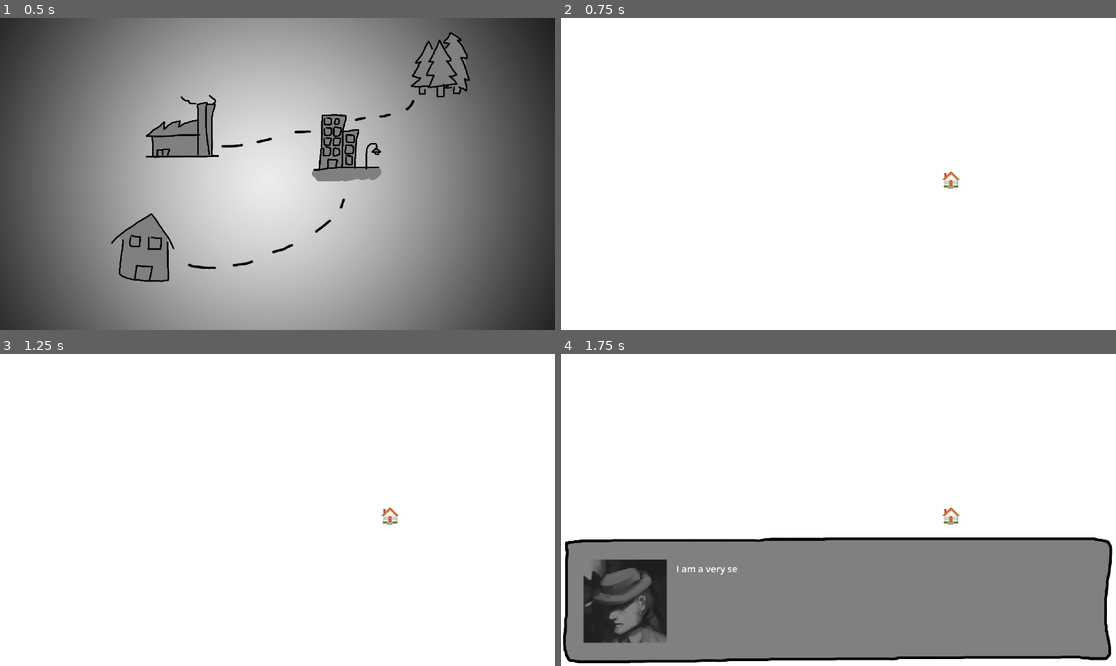
Above: before the commit, frames 1-4 (two rows, left to right).
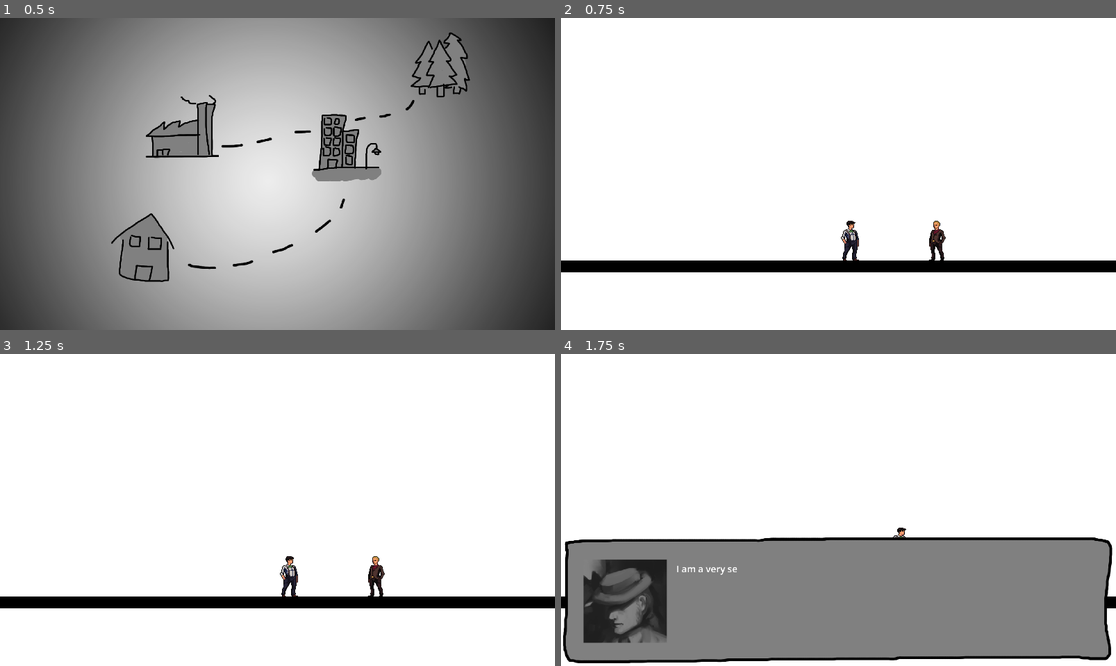
Above: after the commit, the same moments.

Repository: h0p-fr0g/detective-black-white-game
Game: Godot game, scene res://map/map.tscn
Same seed, same stepped clock (60 frames per second), same inputs: the game is played once before the commit and once after it.
Inputs (mouse positions are in pixels of both pictures, inside the frame that each line leads up to):
- Up to frame 1 (0.5 s): no input
- Up to frame 2 (0.75 s): click (705, 248) at 0.5 s
- Up to frame 3 (1.25 s): no input
- Up to frame 4 (1.75 s): move the mouse to (960, 494) at 1.27 s; hold Right (ui_right) from 1.28 s (still down); hold Space (dialogue) from 1.28 s (still down); click (960, 494) at 1.42 s; tap W (jump) at 1.52 s

Frame 1 is identical in both runs. In frame 2, 4.4% of the frame differs, in the area x 0-100%, y 49-82%; in frame 3, 4.4%; in frame 4, 0.3%.

Commit message:
connecting scenes

Diff:
--- a/detective-game/city.tscn
+++ /dev/null
@@ -1,13 +0,0 @@
-[gd_scene format=3 uid="uid://xf4fjkpbwfyw"]
-
-[ext_resource type="LabelSettings" uid="uid://ctpq7q1sc268g" path="res://map/map_label_settings.tres" id="1_hpa3k"]
-
-[node name="Forest" type="Node2D" unique_id=581089642]
-
-[node name="Label2" type="Label" parent="." unique_id=456659542]
-offset_left = 812.0
-offset_top = 485.0
-offset_right = 1467.0
-offset_bottom = 580.0
-text = "BIG CITY 🚕"
-label_settings = ExtResource("1_hpa3k")
--- a/detective-game/factory.tscn
+++ /dev/null
@@ -1,13 +0,0 @@
-[gd_scene format=3 uid="uid://cgnshdm5o6enq"]
-
-[ext_resource type="LabelSettings" uid="uid://ctpq7q1sc268g" path="res://map/map_label_settings.tres" id="1_oq3xt"]
-
-[node name="Home" type="Node2D" unique_id=40365156]
-
-[node name="Label" type="Label" parent="." unique_id=591809835]
-offset_left = 626.0
-offset_top = 505.0
-offset_right = 1410.0
-offset_bottom = 600.0
-text = "HORRIBLE FACTORY 🏭"
-label_settings = ExtResource("1_oq3xt")
--- a/detective-game/forest.tscn
+++ /dev/null
@@ -1,13 +0,0 @@
-[gd_scene format=3 uid="uid://d3pbpfvk0vksp"]
-
-[ext_resource type="LabelSettings" uid="uid://ctpq7q1sc268g" path="res://map/map_label_settings.tres" id="1_lifw2"]
-
-[node name="Forest" type="Node2D" unique_id=581089642]
-
-[node name="Label" type="Label" parent="." unique_id=846226869]
-offset_left = 718.0
-offset_top = 514.0
-offset_right = 1373.0
-offset_bottom = 609.0
-text = "SPOOKY FOREST 😱"
-label_settings = ExtResource("1_lifw2")
--- a/detective-game/home.tscn
+++ /dev/null
@@ -1,13 +0,0 @@
-[gd_scene format=3 uid="uid://dwkqwowb5jm"]
-
-[ext_resource type="LabelSettings" uid="uid://ctpq7q1sc268g" path="res://map/map_label_settings.tres" id="1_tt30a"]
-
-[node name="Home" type="Node2D" unique_id=40365156]
-
-[node name="Label" type="Label" parent="." unique_id=591809835]
-offset_left = 626.0
-offset_top = 505.0
-offset_right = 1410.0
-offset_bottom = 600.0
-text = "HOME SWEET HOME 🏠"
-label_settings = ExtResource("1_tt30a")
--- a/detective-game/map/map.tscn
+++ b/detective-game/map/map.tscn
@@ -2,13 +2,13 @@
 
 [ext_resource type="Texture2D" uid="uid://drxs4xavmtnq8" path="res://map/map.png" id="1_hgrid"]
 [ext_resource type="PackedScene" uid="uid://bn7qm2iyf34lk" path="res://map/locations/location.tscn" id="2_a0dt8"]
-[ext_resource type="PackedScene" uid="uid://xf4fjkpbwfyw" path="res://city.tscn" id="3_e8e5r"]
+[ext_resource type="PackedScene" uid="uid://c1hdb27h0qme6" path="res://scenes/city.tscn" id="3_e8e5r"]
 [ext_resource type="Texture2D" uid="uid://buc8o6ine20fx" path="res://map/locations/factory.png" id="3_kffv2"]
 [ext_resource type="Texture2D" uid="uid://bjkgb68myb8dy" path="res://map/locations/house.png" id="4_7lyie"]
 [ext_resource type="Texture2D" uid="uid://4sxvrrbgipyu" path="res://map/locations/forest.png" id="5_5jdw0"]
-[ext_resource type="PackedScene" uid="uid://cgnshdm5o6enq" path="res://factory.tscn" id="5_112ik"]
-[ext_resource type="PackedScene" uid="uid://dwkqwowb5jm" path="res://home.tscn" id="7_i5grx"]
-[ext_resource type="PackedScene" uid="uid://d3pbpfvk0vksp" path="res://forest.tscn" id="9_lct0g"]
+[ext_resource type="PackedScene" uid="uid://dn574rgaxfgxn" path="res://scenes/factory.tscn" id="5_112ik"]
+[ext_resource type="PackedScene" uid="uid://dwkqwowb5jm" path="res://scenes/home.tscn" id="7_i5grx"]
+[ext_resource type="PackedScene" uid="uid://cxn1rk08mf1gd" path="res://scenes/forest.tscn" id="9_lct0g"]
 
 [node name="CanvasLayer" type="CanvasLayer" unique_id=540762562]
 
--- a/detective-game/project.godot
+++ b/detective-game/project.godot
@@ -30,17 +30,6 @@
 
 [input]
 
-map={
-"deadzone": 0.2,
-"events": [Object(InputEventKey,"resource_local_to_scene":false,"resource_name":"","device":-1,"window_id":0,"alt_pressed":false,"shift_pressed":false,"ctrl_pressed":false,"meta_pressed":false,"pressed":false,"keycode":77,"physical_keycode":0,"key_label":0,"unicode":109,"location":0,"echo":false,"script":null)
-]
-}
-dialogue={
-"deadzone": 0.2,
-"events": [Object(InputEventKey,"resource_local_to_scene":false,"resource_name":"","device":-1,"window_id":0,"alt_pressed":false,"shift_pressed":false,"ctrl_pressed":false,"meta_pressed":false,"pressed":false,"keycode":0,"physical_keycode":32,"key_label":0,"unicode":32,"location":0,"echo":false,"script":null)
-]
-}
-
 ui_left={
 "deadzone": 0.5,
 "events": [Object(InputEventKey,"resource_local_to_scene":false,"resource_name":"","device":0,"window_id":0,"alt_presse …(194 unchanged characters)…
@@ -55,6 +44,16 @@
 , Object(InputEventJoypadButton,"resource_local_to_scene":false,"resource_name":"","device":-1,"button_index":14,"pressure":0.0,"pressed":false,"script":null)
 , Object(InputEventJoypadMotion,"resource_local_to_scene":false,"resource_name":"","device":-1,"axis":0,"axis_value":1.0,"script":null)
 , Object(InputEventKey,"resource_local_to_scene":false,"resource_name":"","device":-1,"window_id":0,"alt_pressed":false …(183 unchanged characters)…
+]
+}
+map={
+"deadzone": 0.2,
+"events": [Object(InputEventKey,"resource_local_to_scene":false,"resource_name":"","device":-1,"window_id":0,"alt_pressed":false,"shift_pressed":false,"ctrl_pressed":false,"meta_pressed":false,"pressed":false,"keycode":77,"physical_keycode":0,"key_label":0,"unicode":109,"location":0,"echo":false,"script":null)
+]
+}
+dialogue={
+"deadzone": 0.2,
+"events": [Object(InputEventKey,"resource_local_to_scene":false,"resource_name":"","device":-1,"window_id":0,"alt_pressed":false,"shift_pressed":false,"ctrl_pressed":false,"meta_pressed":false,"pressed":false,"keycode":0,"physical_keycode":32,"key_label":0,"unicode":32,"location":0,"echo":false,"script":null)
 ]
 }
 jump={
--- /dev/null
+++ b/detective-game/scenes/city.tscn
@@ -0,0 +1,110 @@
+[gd_scene format=3 uid="uid://c1hdb27h0qme6"]
+
+[ext_resource type="PackedScene" uid="uid://pcvy37xubkna" path="res://character_body_2d.tscn" id="1_16pka"]
+[ext_resource type="PackedScene" uid="uid://ckchbjewye5x0" path="res://npc_base.tscn" id="2_j8bo8"]
+[ext_resource type="Texture2D" uid="uid://ccjmhc55sm4v5" path="res://assets/npc1/Idle.png" id="3_1jdk1"]
+
+[sub_resource type="RectangleShape2D" id="RectangleShape2D_3hls8"]
+size = Vector2(6012, 20)
+
+[sub_resource type="RectangleShape2D" id="RectangleShape2D_hbghi"]
+size = Vector2(8, 230)
+
+[sub_resource type="RectangleShape2D" id="RectangleShape2D_hn12h"]
+size = Vector2(7.5, 249)
+
+[sub_resource type="AtlasTexture" id="AtlasTexture_ihfcg"]
+atlas = ExtResource("3_1jdk1")
+region = Rect2(0, 0, 128, 128)
+
+[sub_resource type="AtlasTexture" id="AtlasTexture_rka8t"]
+atlas = ExtResource("3_1jdk1")
+region = Rect2(128, 0, 128, 128)
+
+[sub_resource type="AtlasTexture" id="AtlasTexture_5hph3"]
+atlas = ExtResource("3_1jdk1")
+region = Rect2(256, 0, 128, 128)
+
+[sub_resource type="AtlasTexture" id="AtlasTexture_j7kpp"]
+atlas = ExtResource("3_1jdk1")
+region = Rect2(384, 0, 128, 128)
+
+[sub_resource type="AtlasTexture" id="AtlasTexture_bjebc"]
+atlas = ExtResource("3_1jdk1")
+region = Rect2(512, 0, 128, 128)
+
+[sub_resource type="AtlasTexture" id="AtlasTexture_5rr72"]
+atlas = ExtResource("3_1jdk1")
+region = Rect2(640, 0, 128, 128)
+
+[sub_resource type="AtlasTexture" id="AtlasTexture_gyffv"]
+atlas = ExtResource("3_1jdk1")
+region = Rect2(768, 0, 128, 128)
+
+[sub_resource type="SpriteFrames" id="SpriteFrames_1pe0h"]
+animations = [{
+"frames": [{
+"duration": 1.0,
+"texture": SubResource("AtlasTexture_ihfcg")
+}, {
+"duration": 1.0,
+"texture": SubResource("AtlasTexture_rka8t")
+}, {
+"duration": 1.0,
+"texture": SubResource("AtlasTexture_5hph3")
+}, {
+"duration": 1.0,
+"texture": SubResource("AtlasTexture_j7kpp")
+}, {
+"duration": 1.0,
+"texture": SubResource("AtlasTexture_bjebc")
+}, {
+"duration": 1.0,
+"texture": SubResource("AtlasTexture_5rr72")
+}, {
+"duration": 1.0,
+"texture": SubResource("AtlasTexture_gyffv")
+}],
+"loop": true,
+"name": &"idle",
+"speed": 5.0
+}]
+
+[node name="Level1" type="Node2D" unique_id=1876739268]
+
+[node name="Player" parent="." unique_id=1033279704 instance=ExtResource("1_16pka")]
+position = Vector2(25, 86)
+
+[node name="Floor" type="StaticBody2D" parent="." unique_id=673317696]
+position = Vector2(0, 1)
+
+[node name="ColorRect" type="ColorRect" parent="Floor" unique_id=1148321342]
+offset_left = -2712.0
+offset_top = 149.0
+offset_right = 3300.0
+offset_bottom = 169.0
+color = Color(0, 0, 0, 1)
+
+[node name="CollisionShape2D" type="CollisionShape2D" parent="Floor" unique_id=3836422]
+position = Vector2(294, 159)
+shape = SubResource("RectangleShape2D_3hls8")
+
+[node name="Camera2D" type="Camera2D" parent="." unique_id=460035986]
+zoom = Vector2(2, 2)
+
+[node name="InvisibleWalls" type="StaticBody2D" parent="." unique_id=2129535338]
+
+[node name="CollisionShape2D" type="CollisionShape2D" parent="InvisibleWalls" unique_id=1450419597]
+position = Vector2(-292, 35)
+shape = SubResource("RectangleShape2D_hbghi")
+
+[node name="CollisionShape2D2" type="CollisionShape2D" parent="InvisibleWalls" unique_id=513583656]
+position = Vector2(293, 24)
+shape = SubResource("RectangleShape2D_hn12h")
+
+[node name="NPC_Base" parent="." unique_id=1075720957 instance=ExtResource("2_j8bo8")]
+position = Vector2(172, 83)
+npc_name = "Dude"
+dialog_text = "Hello..."
+character_sprite = SubResource("SpriteFrames_1pe0h")
+flip_h = true
--- /dev/null
+++ b/detective-game/scenes/factory.tscn
@@ -0,0 +1,110 @@
+[gd_scene format=3 uid="uid://dn574rgaxfgxn"]
+
+[ext_resource type="PackedScene" uid="uid://pcvy37xubkna" path="res://character_body_2d.tscn" id="1_xdadj"]
+[ext_resource type="PackedScene" uid="uid://ckchbjewye5x0" path="res://npc_base.tscn" id="2_1y8me"]
+[ext_resource type="Texture2D" uid="uid://ccjmhc55sm4v5" path="res://assets/npc1/Idle.png" id="3_n7ypv"]
+
+[sub_resource type="RectangleShape2D" id="RectangleShape2D_3hls8"]
+size = Vector2(6012, 20)
+
+[sub_resource type="RectangleShape2D" id="RectangleShape2D_hbghi"]
+size = Vector2(8, 230)
+
+[sub_resource type="RectangleShape2D" id="RectangleShape2D_hn12h"]
+size = Vector2(7.5, 249)
+
+[sub_resource type="AtlasTexture" id="AtlasTexture_ihfcg"]
+atlas = ExtResource("3_n7ypv")
+region = Rect2(0, 0, 128, 128)
+
+[sub_resource type="AtlasTexture" id="AtlasTexture_rka8t"]
+atlas = ExtResource("3_n7ypv")
+region = Rect2(128, 0, 128, 128)
+
+[sub_resource type="AtlasTexture" id="AtlasTexture_5hph3"]
+atlas = ExtResource("3_n7ypv")
+region = Rect2(256, 0, 128, 128)
+
+[sub_resource type="AtlasTexture" id="AtlasTexture_j7kpp"]
+atlas = ExtResource("3_n7ypv")
+region = Rect2(384, 0, 128, 128)
+
+[sub_resource type="AtlasTexture" id="AtlasTexture_bjebc"]
+atlas = ExtResource("3_n7ypv")
+region = Rect2(512, 0, 128, 128)
+
+[sub_resource type="AtlasTexture" id="AtlasTexture_5rr72"]
+atlas = ExtResource("3_n7ypv")
+region = Rect2(640, 0, 128, 128)
+
+[sub_resource type="AtlasTexture" id="AtlasTexture_gyffv"]
+atlas = ExtResource("3_n7ypv")
+region = Rect2(768, 0, 128, 128)
+
+[sub_resource type="SpriteFrames" id="SpriteFrames_1pe0h"]
+animations = [{
+"frames": [{
+"duration": 1.0,
+"texture": SubResource("AtlasTexture_ihfcg")
+}, {
+"duration": 1.0,
+"texture": SubResource("AtlasTexture_rka8t")
+}, {
+"duration": 1.0,
+"texture": SubResource("AtlasTexture_5hph3")
+}, {
+"duration": 1.0,
+"texture": SubResource("AtlasTexture_j7kpp")
+}, {
+"duration": 1.0,
+"texture": SubResource("AtlasTexture_bjebc")
+}, {
+"duration": 1.0,
+"texture": SubResource("AtlasTexture_5rr72")
+}, {
+"duration": 1.0,
+"texture": SubResource("AtlasTexture_gyffv")
+}],
+"loop": true,
+"name": &"idle",
+"speed": 5.0
+}]
+
+[node name="Level1" type="Node2D" unique_id=1876739268]
+
+[node name="Player" parent="." unique_id=1033279704 instance=ExtResource("1_xdadj")]
+position = Vector2(25, 86)
+
+[node name="Floor" type="StaticBody2D" parent="." unique_id=673317696]
+position = Vector2(0, 1)
+
+[node name="ColorRect" type="ColorRect" parent="Floor" unique_id=1148321342]
+offset_left = -2712.0
+offset_top = 149.0
+offset_right = 3300.0
+offset_bottom = 169.0
+color = Color(0, 0, 0, 1)
+
+[node name="CollisionShape2D" type="CollisionShape2D" parent="Floor" unique_id=3836422]
+position = Vector2(294, 159)
+shape = SubResource("RectangleShape2D_3hls8")
+
+[node name="Camera2D" type="Camera2D" parent="." unique_id=460035986]
+zoom = Vector2(2, 2)
+
+[node name="InvisibleWalls" type="StaticBody2D" parent="." unique_id=2129535338]
+
+[node name="CollisionShape2D" type="CollisionShape2D" parent="InvisibleWalls" unique_id=1450419597]
+position = Vector2(-292, 35)
+shape = SubResource("RectangleShape2D_hbghi")
+
+[node name="CollisionShape2D2" type="CollisionShape2D" parent="InvisibleWalls" unique_id=513583656]
+position = Vector2(293, 24)
+shape = SubResource("RectangleShape2D_hn12h")
+
+[node name="NPC_Base" parent="." unique_id=1075720957 instance=ExtResource("2_1y8me")]
+position = Vector2(172, 83)
+npc_name = "Dude"
+dialog_text = "Hello..."
+character_sprite = SubResource("SpriteFrames_1pe0h")
+flip_h = true
--- /dev/null
+++ b/detective-game/scenes/home.tscn
@@ -0,0 +1,110 @@
+[gd_scene format=3 uid="uid://dwkqwowb5jm"]
+
+[ext_resource type="PackedScene" uid="uid://pcvy37xubkna" path="res://character_body_2d.tscn" id="1_o1ld7"]
+[ext_resource type="PackedScene" uid="uid://ckchbjewye5x0" path="res://npc_base.tscn" id="2_2ayvv"]
+[ext_resource type="Texture2D" uid="uid://ccjmhc55sm4v5" path="res://assets/npc1/Idle.png" id="3_w1mvj"]
+
+[sub_resource type="RectangleShape2D" id="RectangleShape2D_3hls8"]
+size = Vector2(6012, 20)
+
+[sub_resource type="RectangleShape2D" id="RectangleShape2D_hbghi"]
+size = Vector2(8, 230)
+
+[sub_resource type="RectangleShape2D" id="RectangleShape2D_hn12h"]
+size = Vector2(7.5, 249)
+
+[sub_resource type="AtlasTexture" id="AtlasTexture_ihfcg"]
+atlas = ExtResource("3_w1mvj")
+region = Rect2(0, 0, 128, 128)
+
+[sub_resource type="AtlasTexture" id="AtlasTexture_rka8t"]
+atlas = ExtResource("3_w1mvj")
+region = Rect2(128, 0, 128, 128)
+
+[sub_resource type="AtlasTexture" id="AtlasTexture_5hph3"]
+atlas = ExtResource("3_w1mvj")
+region = Rect2(256, 0, 128, 128)
+
+[sub_resource type="AtlasTexture" id="AtlasTexture_j7kpp"]
+atlas = ExtResource("3_w1mvj")
+region = Rect2(384, 0, 128, 128)
+
+[sub_resource type="AtlasTexture" id="AtlasTexture_bjebc"]
+atlas = ExtResource("3_w1mvj")
+region = Rect2(512, 0, 128, 128)
+
+[sub_resource type="AtlasTexture" id="AtlasTexture_5rr72"]
+atlas = ExtResource("3_w1mvj")
+region = Rect2(640, 0, 128, 128)
+
+[sub_resource type="AtlasTexture" id="AtlasTexture_gyffv"]
+atlas = ExtResource("3_w1mvj")
+region = Rect2(768, 0, 128, 128)
+
+[sub_resource type="SpriteFrames" id="SpriteFrames_1pe0h"]
+animations = [{
+"frames": [{
+"duration": 1.0,
+"texture": SubResource("AtlasTexture_ihfcg")
+}, {
+"duration": 1.0,
+"texture": SubResource("AtlasTexture_rka8t")
+}, {
+"duration": 1.0,
+"texture": SubResource("AtlasTexture_5hph3")
+}, {
+"duration": 1.0,
+"texture": SubResource("AtlasTexture_j7kpp")
+}, {
+"duration": 1.0,
+"texture": SubResource("AtlasTexture_bjebc")
+}, {
+"duration": 1.0,
+"texture": SubResource("AtlasTexture_5rr72")
+}, {
+"duration": 1.0,
+"texture": SubResource("AtlasTexture_gyffv")
+}],
+"loop": true,
+"name": &"idle",
+"speed": 5.0
+}]
+
+[node name="Level1" type="Node2D" unique_id=1876739268]
+
+[node name="Player" parent="." unique_id=1033279704 instance=ExtResource("1_o1ld7")]
+position = Vector2(25, 86)
+
+[node name="Floor" type="StaticBody2D" parent="." unique_id=673317696]
+position = Vector2(0, 1)
+
+[node name="ColorRect" type="ColorRect" parent="Floor" unique_id=1148321342]
+offset_left = -2712.0
+offset_top = 149.0
+offset_right = 3300.0
+offset_bottom = 169.0
+color = Color(0, 0, 0, 1)
+
+[node name="CollisionShape2D" type="CollisionShape2D" parent="Floor" unique_id=3836422]
+position = Vector2(294, 159)
+shape = SubResource("RectangleShape2D_3hls8")
+
+[node name="Camera2D" type="Camera2D" parent="." unique_id=460035986]
+zoom = Vector2(2, 2)
+
+[node name="InvisibleWalls" type="StaticBody2D" parent="." unique_id=2129535338]
+
+[node name="CollisionShape2D" type="CollisionShape2D" parent="InvisibleWalls" unique_id=1450419597]
+position = Vector2(-292, 35)
+shape = SubResource("RectangleShape2D_hbghi")
+
+[node name="CollisionShape2D2" type="CollisionShape2D" parent="InvisibleWalls" unique_id=513583656]
+position = Vector2(293, 24)
+shape = SubResource("RectangleShape2D_hn12h")
+
+[node name="NPC_Base" parent="." unique_id=1075720957 instance=ExtResource("2_2ayvv")]
+position = Vector2(172, 83)
+npc_name = "Dude"
+dialog_text = "Hello..."
+character_sprite = SubResource("SpriteFrames_1pe0h")
+flip_h = true
Renamed: detective-game/level_1.tscn -> detective-game/scenes/forest.tscn
